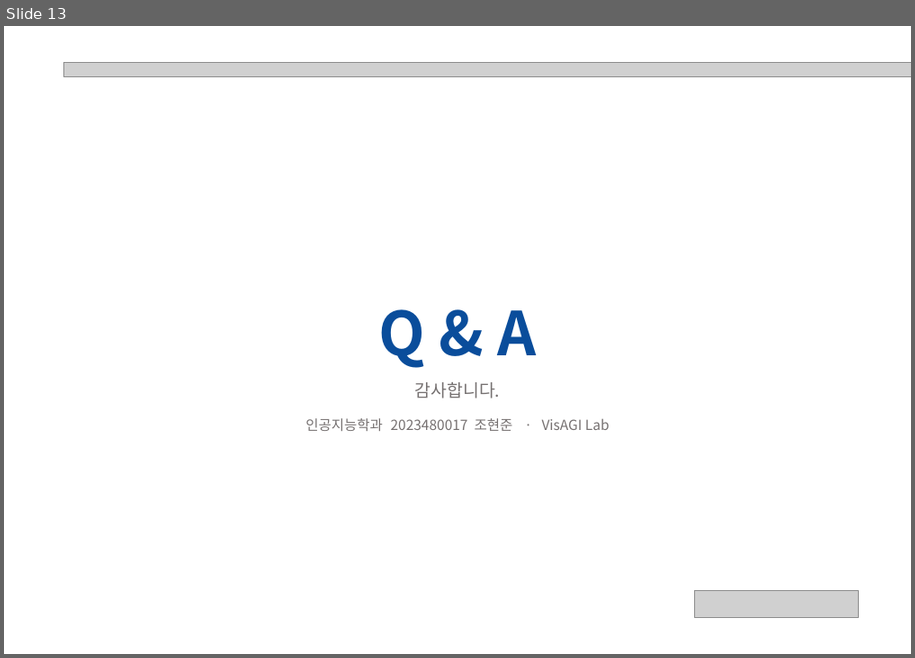
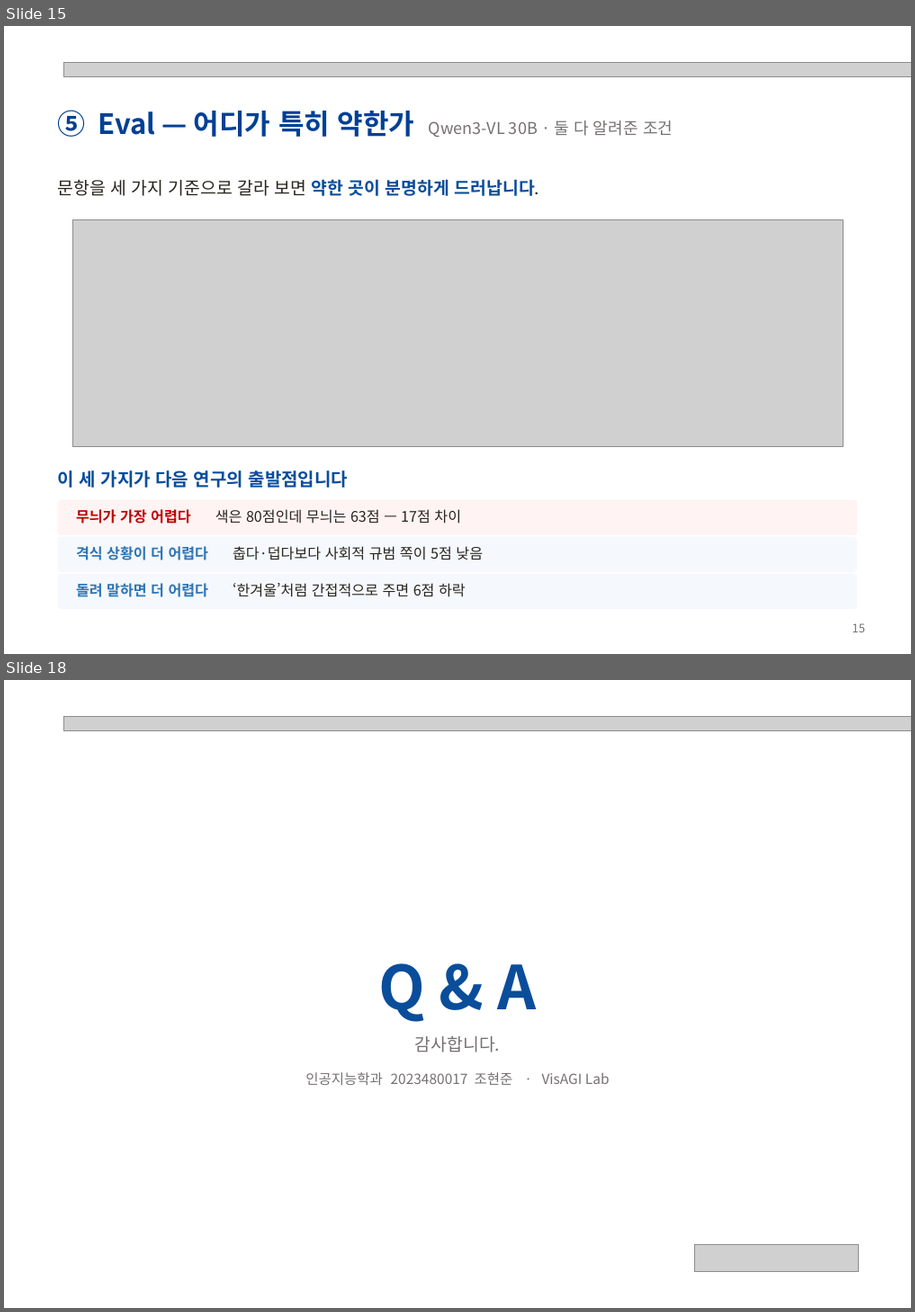
Before and after one commit to hjhj6411/tpo, a slide deck: presentation/POD-Bench_성과발표.pptx. Shown one above the other, each under a label of ours: slide 13 before the commit, slides 15 and 18 after it; the slides between them are not shown. The pictures are 915x658 and 915x1312 pixels, drawn with LibreOffice and Linux fonts; fonts in the diff are those of the drawing; grey boxes stand for pictures. Boxes give left, top, right and bottom in pixels: in the first picture for what was removed or moved away, otherwise in the second. Text is boxed around its words. In the diff, an @@ line names an element or a change of style, - is before the commit and + after.

```diff
--- a/presentation/POD-Bench_성과발표.pptx
+++ b/presentation/POD-Bench_성과발표.pptx
@@ slide 15 added at <box>4,26,911,654</box>, background #FFFFFF @@
@@ picture added at <box>64,63,911,77</box> @@
@@ text added at <box>58,110,673,138</box>, 14 pt, text #767171 @@
+⑤ Eval — 어디가 특히 약한가 Qwen3-VL 30B · 둘 다 알려준 조건
@@ text added at <box>58,179,540,196</box>, 15 pt, text #27251E @@
+문항을 세 가지 기준으로 갈라 보면 약한 곳이 분명하게 드러납니다.
@@ picture added at <box>72,220,844,446</box> @@
@@ text added at <box>58,471,348,488</box>, 15.5 pt, text #0A4D9B, bold @@
+이 세 가지가 다음 연구의 출발점입니다
@@ rounded rectangle added at <box>58,500,857,535</box>, fill #FFF3F3 @@
@@ text added at <box>76,509,461,524</box>, 12.5 pt, text #27251E @@
+무늬가 가장 어렵다 색은 80점인데 무늬는 63점 — 17점 차이
@@ rounded rectangle added at <box>58,537,857,572</box>, fill #F5F8FC @@
@@ text added at <box>76,546,483,561</box>, 12.5 pt, text #27251E @@
+격식 상황이 더 어렵다 춥다·덥다보다 사회적 규범 쪽이 5점 낮음
@@ rounded rectangle added at <box>58,574,857,609</box>, fill #F5F8FC @@
@@ text added at <box>76,583,466,598</box>, 12.5 pt, text #27251E @@
+돌려 말하면 더 어렵다 ‘한겨울’처럼 간접적으로 주면 6점 하락
@@ text added at <box>853,624,865,633</box>, 10 pt, text #767171 @@
+15
@@ what was slide 13 is now slide 18 @@
```
Also in this commit, not shown: 8 slides changed, 7 other slides added, 3 slides removed, 5 other files.
